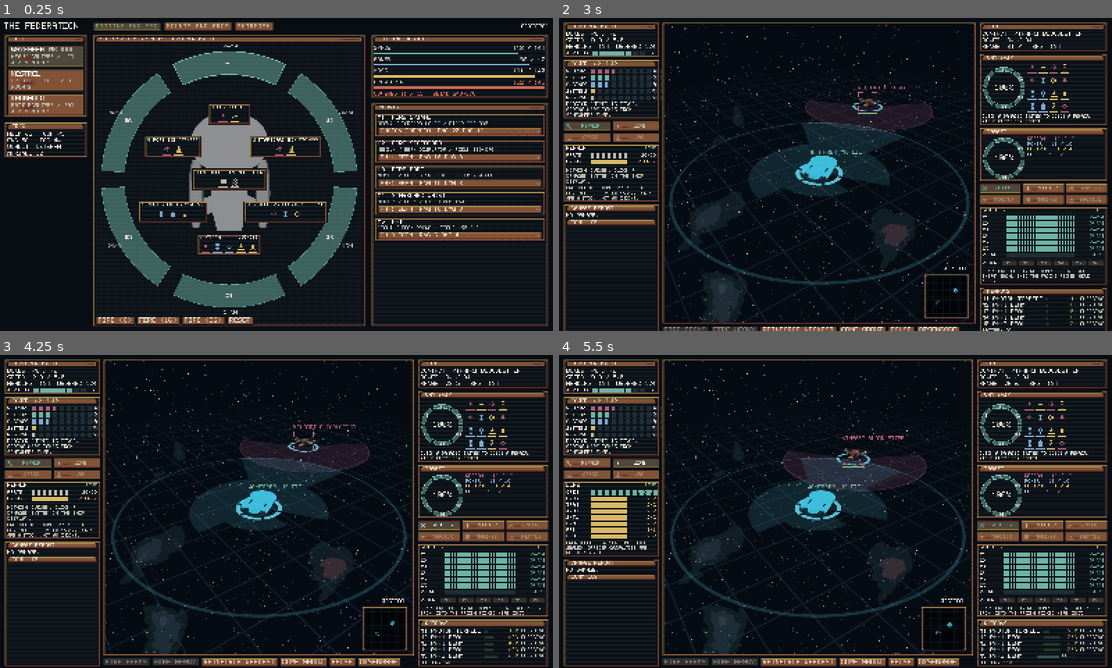
Above: before the commit, frames 1-4 (two rows, left to right).
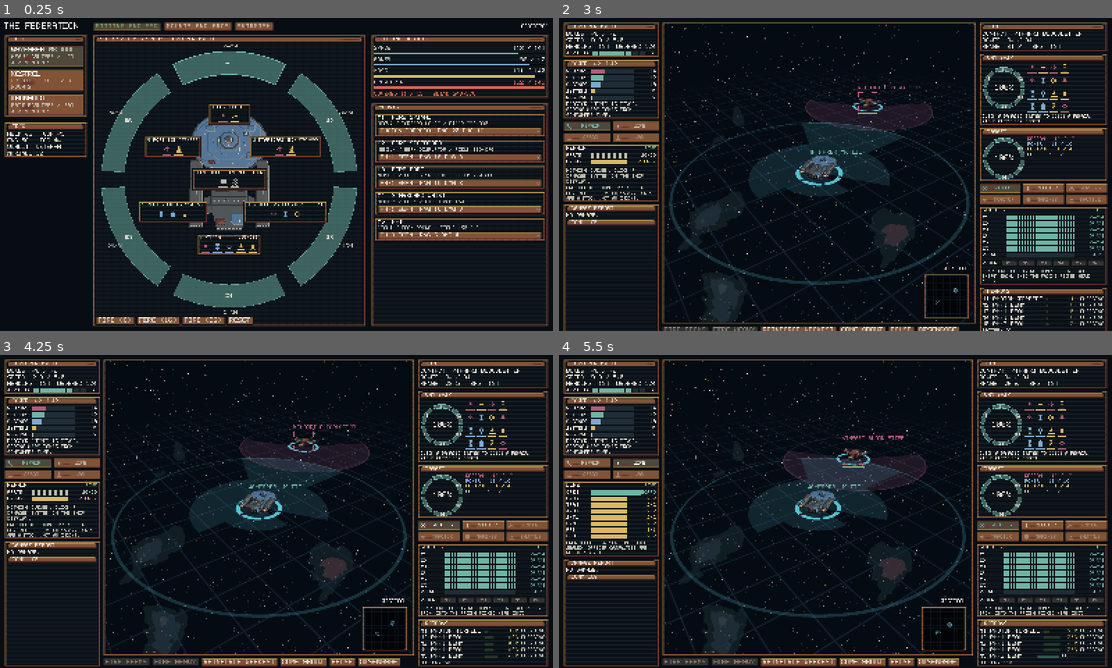
Above: after the commit, the same moments.

Repository: RubenTipparach/the-federation
Game: Godot game, scene res://scenes/main.tscn
Two runs of this game, one before a commit and one after it. Both use one fixed random seed, a clock stepped at 60 frames per second and the inputs below.
Inputs:
- Up to frame 1 (0.25 s): no input
- Up to frame 2 (3 s): click "Fitting and SSD" at 0.5 s; click "Mounts and arcs" at 1.25 s; click "Skirmish" at 2 s; click "Begin skirmish" at 2.75 s
- Up to frame 3 (4.25 s): click "Shields" at 3.5 s
- Up to frame 4 (5.5 s): click "Repair" at 4.25 s; click "Life" at 5 s

The runs differ from the first frame. In frame 1, 2.6% of the frame differs, in the area x 34-49%, y 31-68%; in frame 2, 0.8%; in frame 3, 0.7%; in frame 4, 0.8%.

Commit message:
Paint the other three ships
Two of the five hulls were unpainted and two more were visual clones.

The cruiser had no texture and could not have had one: gen_meshes.py
built hull_cruiser.obj out of plain extrusions, which carry no UVs. A
painted hull owns its mesh the way the frigate does, because the atlas
layout and the geometry are one decision written twice if they live
apart, so gen_ship_cruiser.py rebuilds it atlas mapped and paints it.
Same silhouette: this is a texturing change, not a redesign.

That mesh carries two ships and the raider mesh carries two more, so
rather than a painter each they take a role map each. The Wayfarer is
Federation like the Kestrel and starts from the same marks, because
docs/12 puts empire in proportion rather than colour. The Ironhold is
the same hull in colder plate with gold trim, so a battlecruiser is not
just a big Wayfarer. The Talon is the Bloodletter's hull in duller
paint, so the pair reads as a raider and its screen.

To do that without copying anything, the R1 painting vocabulary moved
out of the frigate painter into shiplib.R1, where both Federation hulls
speak it (4.1). The names lost their colour words on the way: a "blue
island" is a plate island whatever the role map says, which matters now
two ships call it. The raider painter gained a configure() that rebinds
its colour globals per variant, which is the small honest version of
threading a palette through three hundred lines of hand placed marks.

Both existing ships regenerate byte identical, which is the check that
says the extraction and the variant loop changed nothing but the count
of ships.

load_palette now skips underscore keys, the comment convention every
data file here already uses, so a role map can carry its own note.

One real bug found by the new art rather than by reading: the Ironhold
carries 33 spare parts, and box_strip's minimum box width made a 33 box
strip wider than its own control, painting straight over the number
beside it. The floor now yields, gap first and then box width, and the
hit test uses the same gap so a click still lands on the box under the
pointer.

Co-Authored-By: Claude Opus 5 <noreply@anthropic.com>
Claude-Session: https://claude.ai/code/session_01CvwCzyN7nJMTRzM6y36WyC

Diff:
--- /dev/null
+++ b/assets/materials/mat_hull_cruiser.tres
@@ -0,0 +1,20 @@
+[gd_resource type="StandardMaterial3D" load_steps=3 format=3]
+
+; The Wayfarer's paint. Same construction as the frigate's material: one
+; diffuse atlas and one emissive lights map. Unshaded is deliberately off:
+; the flat panels want a little shading to read as a hull from the tactical
+; camera, but the light map does the windows and the engine bells. The
+; multiplier stays moderate so the glow colors keep their hue instead of
+; clipping to white.
+
+[ext_resource type="Texture2D" path="res://assets/textures/hull_cruiser_diffuse.png" id="1"]
+[ext_resource type="Texture2D" path="res://assets/textures/hull_cruiser_lights.png" id="2"]
+
+[resource]
+albedo_texture = ExtResource("1")
+texture_filter = 0
+roughness = 0.75
+metallic = 0.05
+emission_enabled = true
+emission_energy_multiplier = 1.4
+emission_texture = ExtResource("2")
--- /dev/null
+++ b/assets/materials/mat_hull_ironhold.tres
@@ -0,0 +1,20 @@
+[gd_resource type="StandardMaterial3D" load_steps=3 format=3]
+
+; The Ironhold's paint, the same cruiser hull in colder colours: one
+; diffuse atlas and one emissive lights map. Unshaded is deliberately off:
+; the flat panels want a little shading to read as a hull from the tactical
+; camera, but the light map does the windows and the engine bells. The
+; multiplier stays moderate so the glow colors keep their hue instead of
+; clipping to white.
+
+[ext_resource type="Texture2D" path="res://assets/textures/hull_ironhold_diffuse.png" id="1"]
+[ext_resource type="Texture2D" path="res://assets/textures/hull_ironhold_lights.png" id="2"]
+
+[resource]
+albedo_texture = ExtResource("1")
+texture_filter = 0
+roughness = 0.75
+metallic = 0.05
+emission_enabled = true
+emission_energy_multiplier = 1.4
+emission_texture = ExtResource("2")
--- /dev/null
+++ b/assets/materials/mat_hull_talon.tres
@@ -0,0 +1,20 @@
+[gd_resource type="StandardMaterial3D" load_steps=3 format=3]
+
+; The Talon's paint, the raider hull in its escort's duller colours: one
+; diffuse atlas and one emissive lights map. Unshaded is deliberately off:
+; the flat panels want a little shading to read as a hull from the tactical
+; camera, but the light map does the windows and the engine bells. The
+; multiplier stays moderate so the glow colors keep their hue instead of
+; clipping to white.
+
+[ext_resource type="Texture2D" path="res://assets/textures/hull_talon_diffuse.png" id="1"]
+[ext_resource type="Texture2D" path="res://assets/textures/hull_talon_lights.png" id="2"]
+
+[resource]
+albedo_texture = ExtResource("1")
+texture_filter = 0
+roughness = 0.75
+metallic = 0.05
+emission_enabled = true
+emission_energy_multiplier = 1.4
+emission_texture = ExtResource("2")
--- a/data/palette.json
+++ b/data/palette.json
@@ -256,6 +256,82 @@
   },
 
   "ships": {
+    "cruiser": {
+      "_note": "Federation heavy cruiser, the Wayfarer. Same marks as the frigate: docs/12 puts empire in proportion, not in colour.",
+      "base": "indigo",
+      "outline": "navy_deep",
+      "deep": "black",
+      "plate": "blue_light",
+      "plate_light": "gray_blue",
+      "plate_shadow": "blue",
+      "accent": "gray_blue_light",
+      "machinery": "gunmetal",
+      "machinery_shadow": "char",
+      "machinery_ridge": "bone",
+      "step": "taupe",
+      "step_warm": "taupe_deep",
+      "rivet_pale": "taupe_deep",
+      "silver": "taupe",
+      "specular": "cream",
+      "red": "clay",
+      "red_dark": "clay_deep",
+      "red_shadow": "maroon",
+      "window": "gold",
+      "glow_window": "gold",
+      "glow_halo": "maroon",
+      "glow_mid": "clay",
+      "glow_light": "gold",
+      "glow_core": "cream"
+    },
+    "ironhold": {
+      "_note": "Battlecruiser on the cruiser hull. Colder plate and gold trim so it is not a big Wayfarer.",
+      "base": "navy_deep",
+      "outline": "navy_deep",
+      "deep": "black",
+      "plate": "blue",
+      "plate_light": "teal_gray",
+      "plate_shadow": "navy",
+      "accent": "gold",
+      "machinery": "drab_deep",
+      "machinery_shadow": "char",
+      "machinery_ridge": "olive_light",
+      "step": "olive_light",
+      "step_warm": "olive",
+      "rivet_pale": "bone",
+      "silver": "bone",
+      "specular": "cream",
+      "red": "clay",
+      "red_dark": "clay_deep",
+      "red_shadow": "maroon",
+      "window": "gold",
+      "glow_window": "gold",
+      "glow_halo": "maroon",
+      "glow_mid": "clay",
+      "glow_light": "gold",
+      "glow_core": "cream"
+    },
+    "talon": {
+      "_note": "Kthaari escort on the raider hull. Duller than the Bloodletter: the pair should read as a raider and its screen.",
+      "hull": "bark",
+      "outline": "plum",
+      "panel": "clay_deep",
+      "plate": "gold_deep",
+      "plate_light": "gold",
+      "armor": "drab",
+      "armor_ridge": "drab",
+      "armor_pale": "taupe_deep",
+      "armor_shadow": "drab_deep",
+      "armor_deep": "drab_deep",
+      "green": "moss",
+      "green_light": "moss_light",
+      "green_dark": "moss_deep",
+      "plume_edge": "teal",
+      "plume_mid": "teal_gray",
+      "plume_core": "gray_blue_light",
+      "mark": "gold",
+      "window": "gold",
+      "grille_ramp": ["bark", "teal_deep", "teal", "teal_gray", "gray_blue", "gray_blue_light"]
+    },
     "frigate": {
       "base": "indigo",
       "outline": "navy_deep",
--- a/data/ships.json
+++ b/data/ships.json
@@ -7,6 +7,7 @@
       "name": "Wayfarer Mk III", "cls": "Heavy Cruiser", "tonnage": 120, "playable": true,
       "note": "Broadside beams, recursive shields. 5 mounts.",
       "mesh": "res://assets/meshes/hull_cruiser.obj",
+      "material": "res://assets/materials/mat_hull_cruiser.tres",
       "cargo_space": 30,
       "damage_control": 2, "spare_parts": 20,
       "budgets": { "space": 140, "power": 42, "mass": 140, "crew": 145 },
@@ -64,6 +65,7 @@
       "name": "Ironhold", "cls": "Battlecruiser", "tonnage": 200, "playable": true,
       "note": "Lance platform. Slow, armored, murderous ahead.",
       "mesh": "res://assets/meshes/hull_cruiser.obj",
+      "material": "res://assets/materials/mat_hull_ironhold.tres",
       "cargo_space": 44,
       "damage_control": 3, "spare_parts": 33,
       "budgets": { "space": 200, "power": 60, "mass": 205, "crew": 240 },
@@ -122,7 +124,7 @@
       "name": "Kthaari Talon", "cls": "Frigate", "tonnage": 40, "playable": false, "ai": true,
       "note": "Escort screen. Quick, thin skinned, single disruptor.",
       "mesh": "res://assets/meshes/hull_raider.obj",
-      "material": "res://assets/materials/mat_hull_raider.tres",
+      "material": "res://assets/materials/mat_hull_talon.tres",
       "cargo_space": 12,
       "damage_control": 1, "spare_parts": 7,
       "budgets": { "space": 50, "power": 18, "mass": 48, "crew": 46 },
--- a/src/ui/box_strip.gd
+++ b/src/ui/box_strip.gd
@@ -46,17 +46,35 @@
 	queue_redraw()
 
 
+## How wide one box is drawn. The MIN_BOX floor keeps a small strip legible,
+## but it must not push the strip past its own edge: the Ironhold carries 33
+## spare parts and the floored strip painted straight over the number beside
+## it. When the floor does not fit, the gap goes first and then the boxes get
+## thinner, because a cramped strip still reads as a count and an overflowing
+## one reads as a glitch.
 func _box_width() -> float:
-	return maxf(MIN_BOX, (size.x - GAP * float(capacity - 1)) / float(capacity))
+	var n: float = float(capacity)
+	var wide: float = (size.x - GAP * (n - 1.0)) / n
+	if wide >= MIN_BOX:
+		return wide
+	return maxf(1.0, minf(MIN_BOX, size.x / n))
+
+
+## The gap is dropped before the boxes are, so a long strip loses its combing
+## rather than its legibility.
+func _gap() -> float:
+	var n: float = float(capacity)
+	return GAP if (size.x - GAP * (n - 1.0)) / n >= MIN_BOX else 0.0
 
 
 func _draw() -> void:
 	var w: float = _box_width()
+	var gap: float = _gap()
 	var top: float = 0.0
 	var h: float = size.y
 	var limit: int = capacity if ceiling < 0 else clampi(ceiling, 0, capacity)
 	for i in range(capacity):
-		var x: float = float(i) * (w + GAP)
+		var x: float = float(i) * (w + gap)
 		var col: Color = Palette.LINE
 		if i >= limit:
 			# Output this box used to represent has been shot away.
@@ -72,7 +90,7 @@
 	if event.button_index != MOUSE_BUTTON_LEFT or not event.pressed:
 		return
 	var w: float = _box_width()
-	var picked: int = int(floor(event.position.x / (w + GAP))) + 1
+	var picked: int = int(floor(event.position.x / (w + _gap()))) + 1
 	picked = clampi(picked, 0, capacity)
 	# Clicking the box that is already the top of the bar means "one less",
 	# so a strip can be walked down without a separate control.
Not shown, changed: assets/meshes/hull_cruiser.obj
Binary file added: assets/textures/hull_cruiser_diffuse.png
Not shown, added: assets/textures/hull_cruiser_diffuse.png.import
Binary file added: assets/textures/hull_cruiser_engines.png
Not shown, added: assets/textures/hull_cruiser_engines.png.import
Binary file added: assets/textures/hull_cruiser_lights.png
Not shown, added: assets/textures/hull_cruiser_lights.png.import
Binary file added: assets/textures/hull_ironhold_diffuse.png
Not shown, added: assets/textures/hull_ironhold_diffuse.png.import
Binary file added: assets/textures/hull_ironhold_engines.png
Not shown, added: assets/textures/hull_ironhold_engines.png.import
Binary file added: assets/textures/hull_ironhold_lights.png
(and 11 more such lines)
